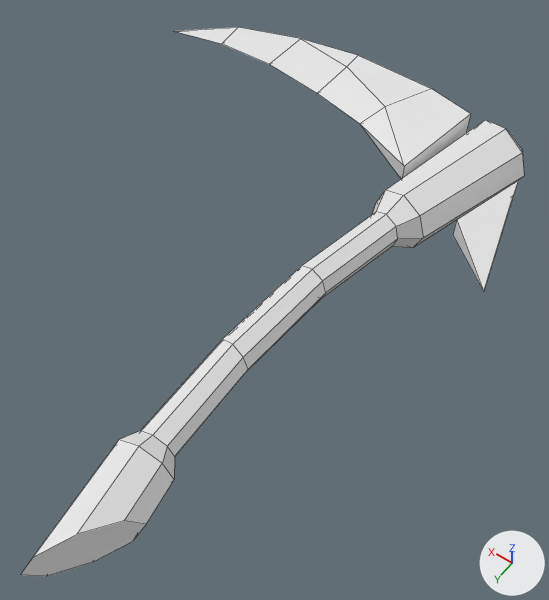
One commit to the FBX model Assets/Resources/Models/Weapons/Kama.fbx: the scene before it, then after it.
Both versions are drawn from a 50 mm lens placed at (-0.542, 0.194, 1.286), pointed at (0.083, -0.681, -0.088). Every picture has the same lights, and +X, +Y and +Z are marked at lower right. Mesh edges are drawn as thin lines. Where no turn or scale is listed for an object, it has been applied to the vertices.

Script lines for the objects in view, before the commit:
```python
me_cylinder_008 = bpy.data.meshes.new('Cylinder.008')
me_cylinder_008.from_pydata(...)  # 98 vertices, 94 faces; spans x -0.31..0.87, y -1.45..0.1, z -0.08..0.08
# before: 83 (-0.04, -0.7, 0.0) at pixel (325, 292), 85 (-0.03, -0.71, -0.03) at pixel (321, 298), 86 (0.01, -0.71, -0.04), 89 (-0.03, -0.71, 0.03) at pixel (322, 280), 91 (0.01, -0.71, 0.05) at pixel (312, 269)
ob_kama_mesh = bpy.data.objects.new('Kama_Mesh', me_cylinder_008)
ob_kama_mesh.location = (0.0, 0.0, 0.0)
```
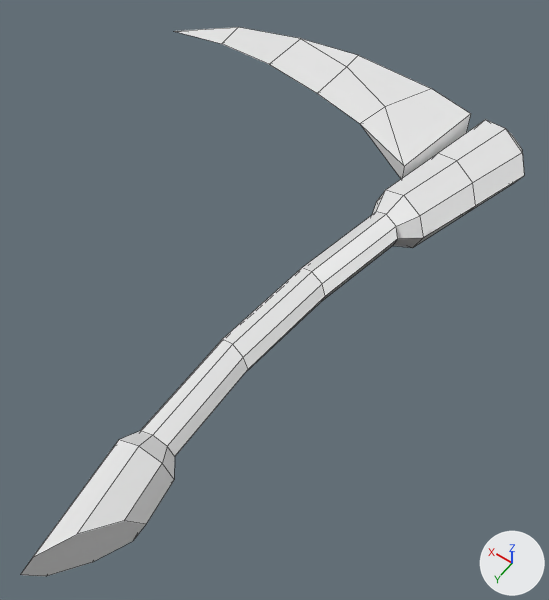
Location of each change, [x1, y1, x2, y2] in pixels of the pictures (549 x 600 px; the box of a moved part takes in the faces that stretch with it):
part 1 of me_cylinder_008, deleted
    before: [453, 181, 518, 291]
part 2 of me_cylinder_008, built on
    both: [386, 120, 524, 247]
part 3 of me_cylinder_008, moved or reshaped
    before: [223, 212, 398, 370]
    after: [223, 212, 398, 372]

The change in detail:
me_cylinder_008 is used by ob_kama_mesh; location (0.0, 0.0, 0.0).
Verts and faces of me_cylinder_008; kept vertices keep their numbers, new ones are numbered from 98.
me_cylinder_008 had 98 vertices, 94 faces and spanned x -0.31..0.87, y -1.45..0.1, z -0.08..0.08.
me_cylinder_008 now has 101 vertices, 97 faces and spans x -0.23..0.87, y -1.45..0.1, z -0.08..0.08.
me_cylinder_008 part 1: the loose piece of 5 vertices spanning x -0.31..-0.17, y -1.24..-0.91, z -0.02..0.03 is deleted.
Part 2, on me_cylinder_008:
8 faces are deleted.
8 vertices are added at x -0.18..-0.02, y -1.2..-1.13, z -0.08..0.08.
16 new faces join them.
Part 3, on me_cylinder_008:
Vertex 83 moves to (-0.04, -0.7, 0.0), pixel (325, 296).
Vertex 89 moves to (-0.03, -0.7, 0.03), pixel (322, 283).
Vertex 85 moves to (-0.03, -0.7, -0.03), pixel (320, 302).
Vertex 86 moves to (0.0, -0.71, -0.04).
Vertex 91 moves to (0.0, -0.71, 0.05), pixel (311, 271).
me_cylinder_008 part 4: the surface is now shaded smooth.
